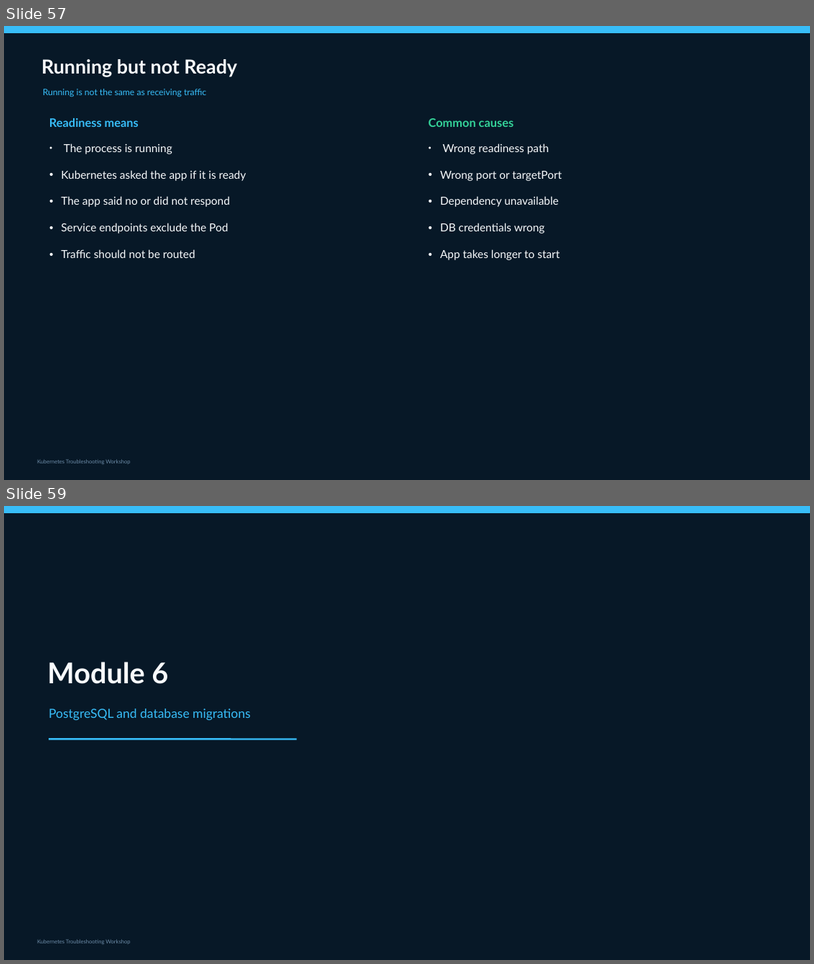
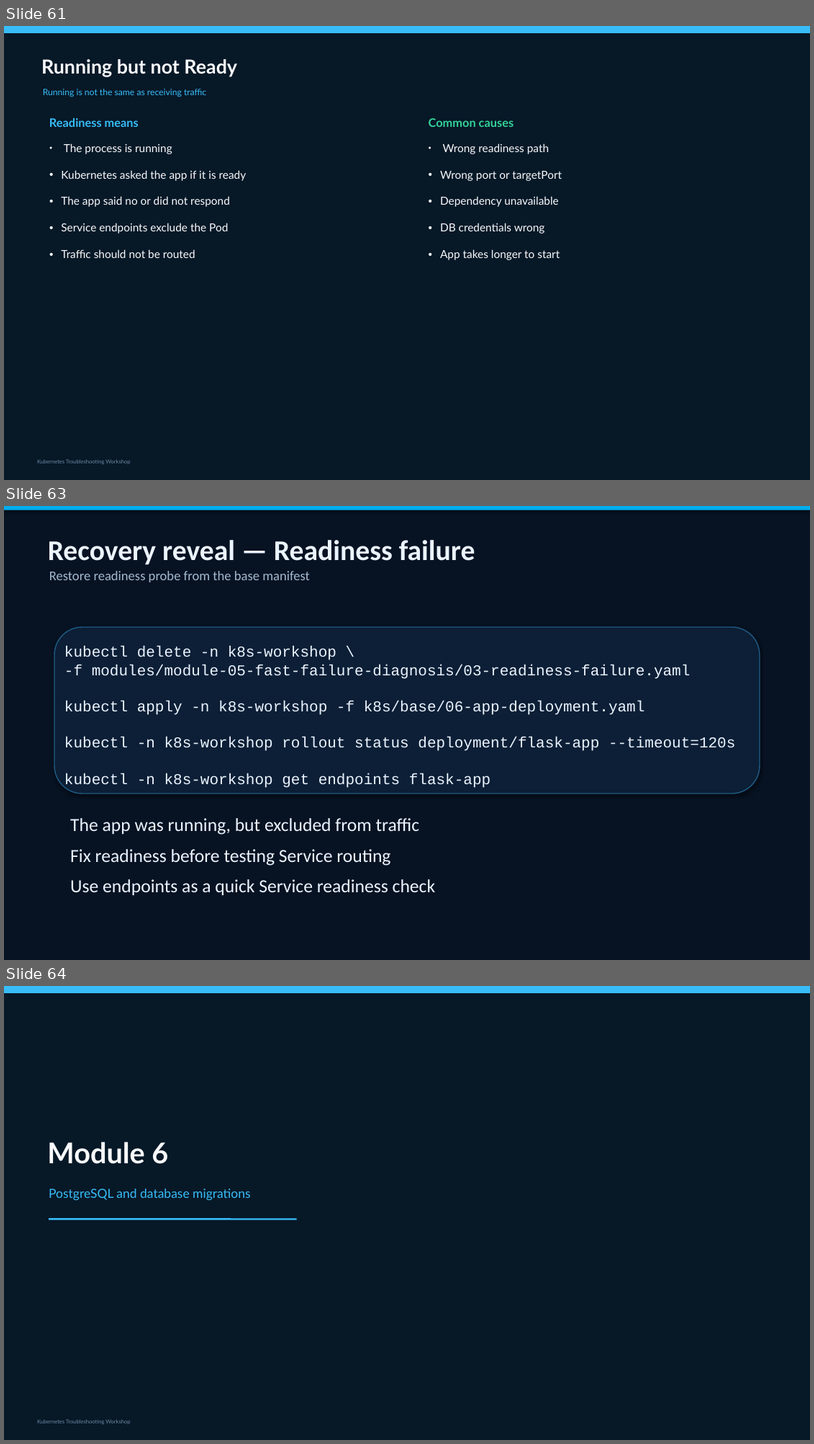
Before and after one commit to slaneslane/k8s-workshop-2, a slide deck: presentations/K8s_Troubleshooting_Workshop_FULL.pptx. Shown one above the other, each under a label of ours: slides 57 and 59 before the commit, slides 61, 63 and 64 after it; the slides between them are not shown. The pictures are 814x964 and 814x1444 pixels, drawn with LibreOffice and Linux fonts; fonts in the diff are those of the drawing. Boxes give left, top, right and bottom in pixels: in the first picture for what was removed or moved away, otherwise in the second. Text is boxed around its words. In the diff, an @@ line names an element or a change of style, - is before the commit and + after.

Commit message:
Module 6 fixed

```diff
--- a/presentations/K8s_Troubleshooting_Workshop_FULL.pptx
+++ b/presentations/K8s_Troubleshooting_Workshop_FULL.pptx
@@ slide 63 added at box(4, 506, 810, 960), background #FFFFFF @@
@@ rectangle added at box(4, 506, 810, 960), fill #071222 @@
@@ rectangle added at box(4, 506, 810, 510), fill #00AEEF @@
@@ text added at box(48, 540, 476, 565), 34 pt, text #EBF4FF, bold @@
+Recovery reveal — Readiness failure
@@ text added at box(49, 571, 310, 582), 16 pt, text #A4BAD0 @@
+Restore readiness probe from the base manifest
@@ rounded rectangle added at box(54, 627, 760, 793), fill #0C1F36, outline #1F5B84 1.2 pt @@
@@ text added at box(64, 646, 736, 789), 18 pt, text #EBF4FF @@
+kubectl delete -n k8s-workshop \
+-f modules/module-05-fast-failure-diagnosis/03-readiness-failure.yaml
+kubectl apply -n k8s-workshop -f k8s/base/06-app-deployment.yaml
+kubectl -n k8s-workshop rollout status deployment/flask-app --timeout=120s
+kubectl -n k8s-workshop get endpoints flask-app
@@ text added at box(70, 818, 435, 895), 22 pt, text #EBF4FF @@
+The app was running, but excluded from traffic
+Fix readiness before testing Service routing
+Use endpoints as a quick Service readiness check
@@ what was slide 57 is now slide 61 @@
@@ what was slide 59 is now slide 64 @@
```
Also in this commit, not shown: 3 slides changed, 4 other slides added, 2 other files.
